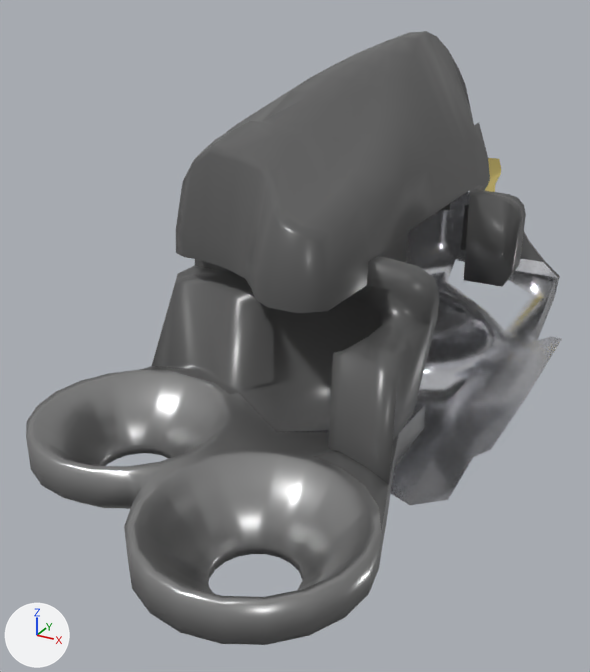
One commit to the OBJ model robots/hands/schunk_hand/meshes/visual/h11_left.obj: the scene before it, then after it.
The view is the same before and after, from a camera (50 mm lens) standing at (0.0281, -0.1273, 0.0307) and looking at (-0.0149, -0.0491, -0.0084). Lighting does not change. The marker at lower left points along +X, +Y and +Z. Where no turn or scale is listed for an object, it has been applied to the vertices. Vertices at the same position are counted once.

Names of what the first picture shows: 'h1'.
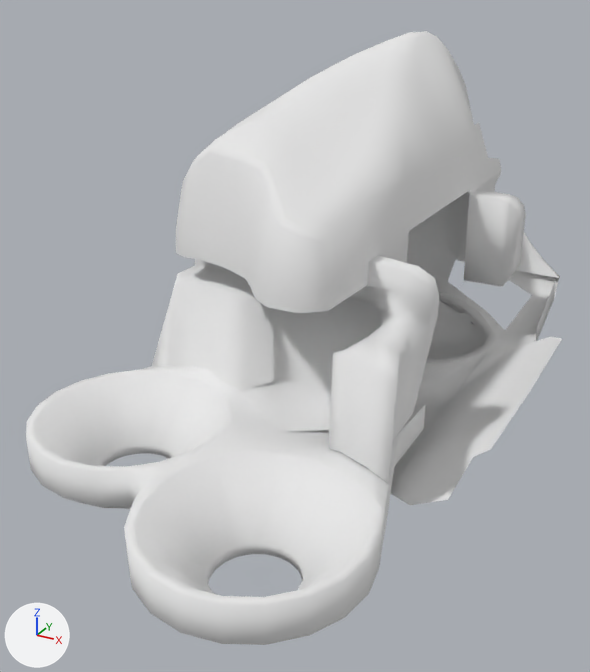
Edits to the bpy script that builds the scene:
```text
Change mat_gummi_final:
    mat_gummi_final.base_color: (0.1, 0.1, 0.1) -> (0.8, 0.8, 0.8)  # dark grey #595959 -> white #e7e7e7
    mat_gummi_final.roughness: 0.3 -> 1.0
Change mat_metall_alu_final:
    mat_metall_alu_final.metallic: 0.8 -> 0.0
    mat_metall_alu_final.roughness: 0.2 -> 1.0
Add mat_metall_goeldlich:
    mat_metall_goeldlich = principled_material('Metall_goeldlich')
    mat_metall_goeldlich.base_color = (0.8, 0.8, 0.8)  # white #e7e7e7
    mat_metall_goeldlich.roughness = 1.0
Add mat_metall_daumen:
    mat_metall_daumen = principled_material('Metall_Daumen')
    mat_metall_daumen.base_color = (0.8, 0.8, 0.8)  # white #e7e7e7
    mat_metall_daumen.roughness = 1.0
Change me_h1:
    where me_h1.from_pydata(...)  # 854 vertices, 1550 faces; spans x -0.0376..0.0104, y -0.0871..-0.0001, z -0.0215..0.0238
    used by ob_h1; location = (0.0, 0.0, 0.0)
    me_h1 part 1: all 578 faces that had it switch from mat_metall_daumen_001 (grey #a0a0a0) to mat_metall_daumen (white #e7e7e7)
    me_h1 part 2: all 10 faces that had it switch from mat_metall_goeldlich_001 (yellow #ebd880) to mat_metall_goeldlich (white #e7e7e7)
```

Boxes [x1, y1, x2, y2] around the edits, measured in the pictures (590 x 672 px):
'h1', surface changed, recoloured (grey to white): [26, 31, 562, 645] in both
part 1 of me_h1, recoloured (grey to white): [26, 370, 425, 645] in both
part 2 of me_h1, recoloured (yellow to grey): [485, 158, 501, 192] in both
